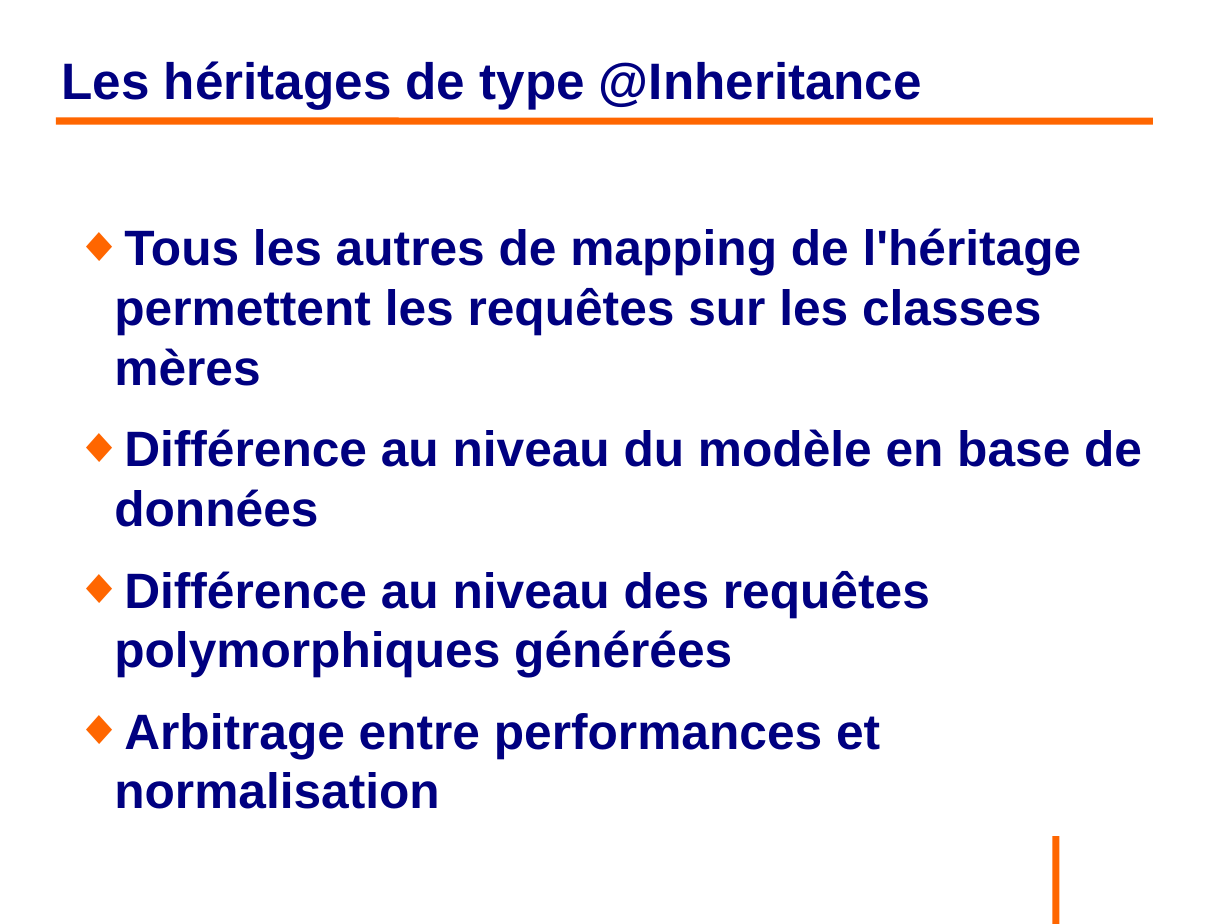
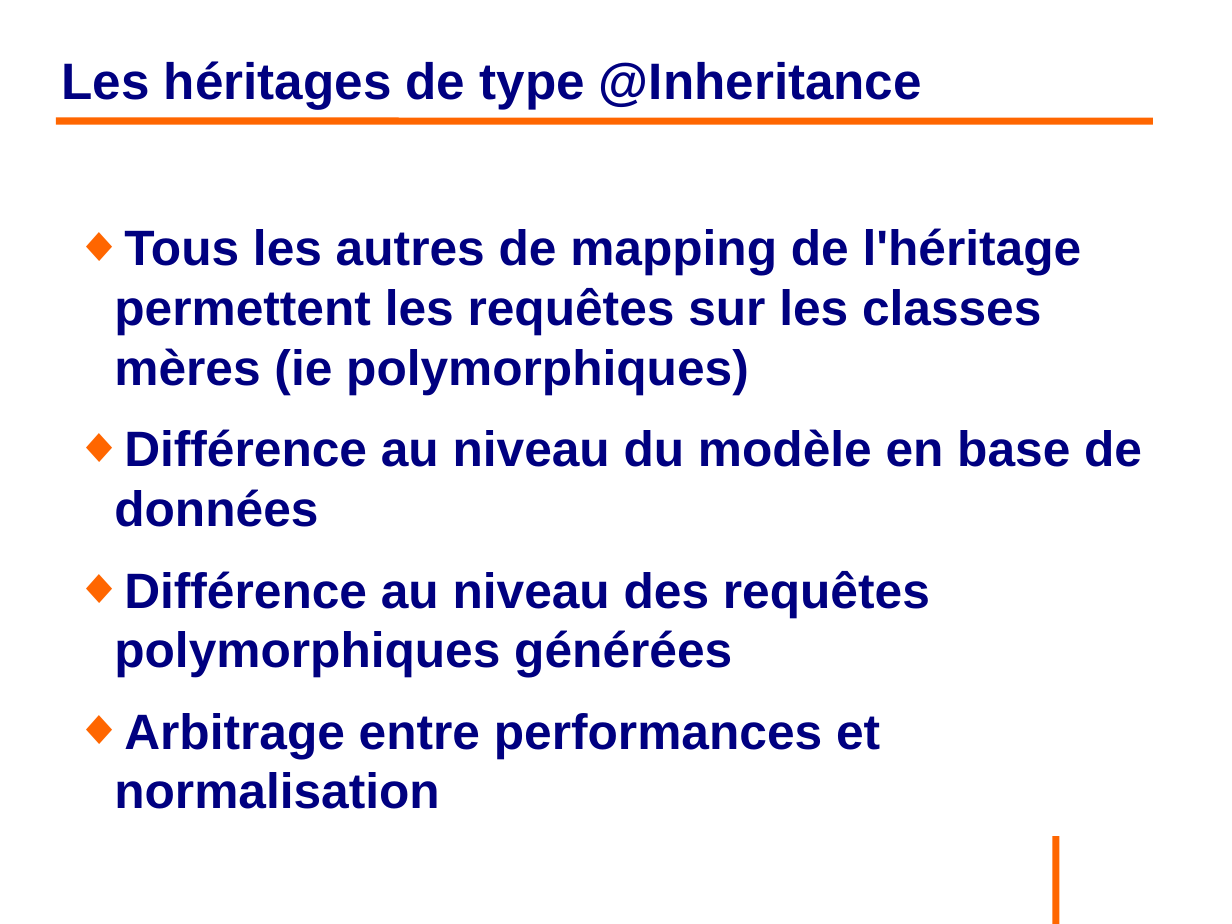
Before and after one commit to philphils/formation-hibernate-basique, a slide deck: slide 59 of Documentation/diapo_formation_hibernate.odp. Drawn at 1232x924 pixels with LibreOffice and Linux fonts; fonts in the diff are those of the drawing; background and template pictures are left out. Boxes give left, top, right and bottom in pixels: in the first picture for what was removed or moved away, otherwise in the second. Text is boxed around its words. In the diff, an @@ line names an element or a change of style, - is before the commit and + after.

```diff
--- a/Documentation/diapo_formation_hibernate.odp
+++ b/Documentation/diapo_formation_hibernate.odp
@@ text at [114, 228, 1082, 394]: text changed @@
-◆ Tous les autres de mapping de l'héritage permettent les requêtes sur les classes mères
+◆ Tous les autres de mapping de l'héritage permettent les requêtes sur les classes mères (ie polymorphiques)
```
Also in this commit, not shown: 10 other slides changed, 1 slide added.
